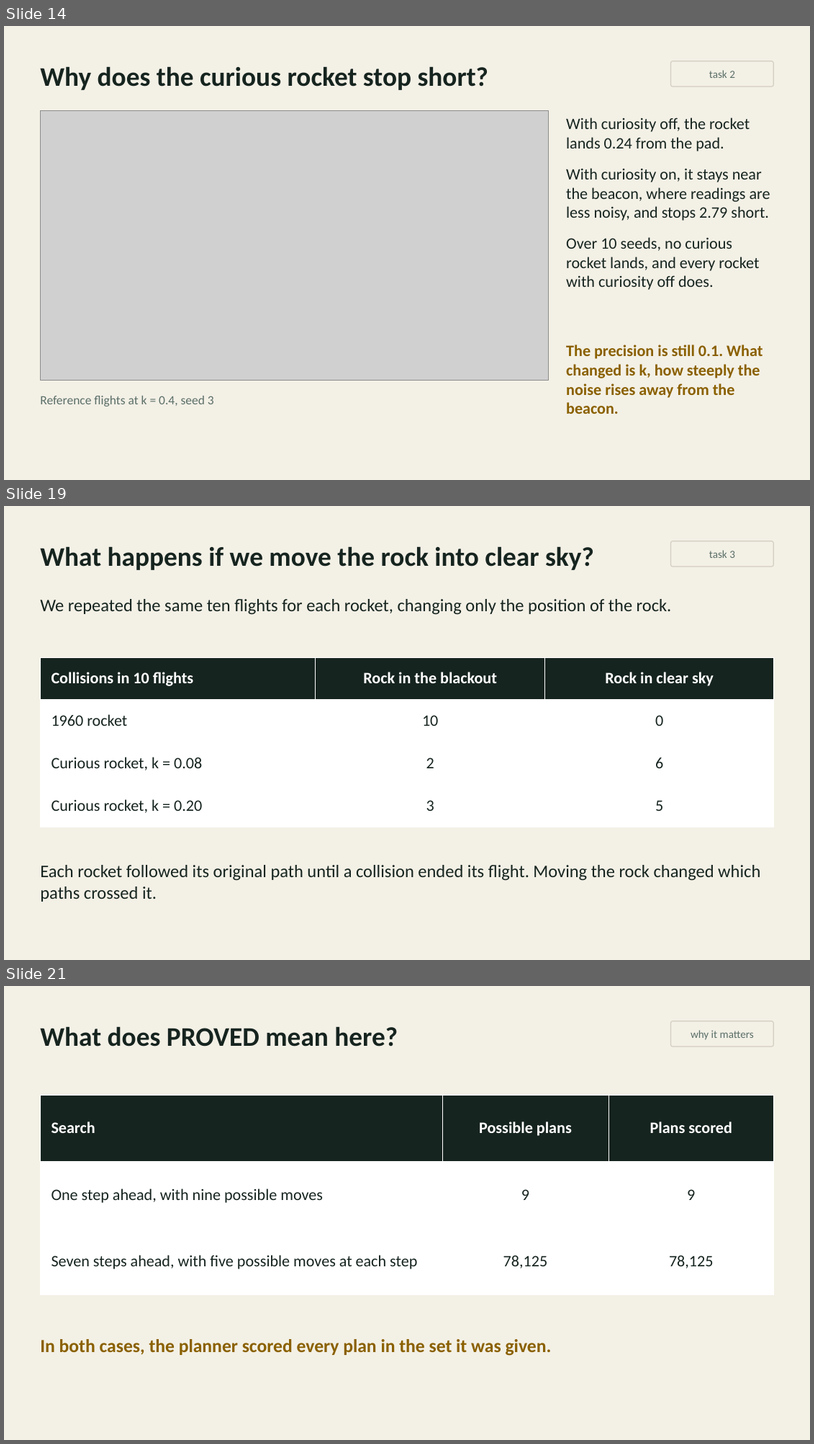
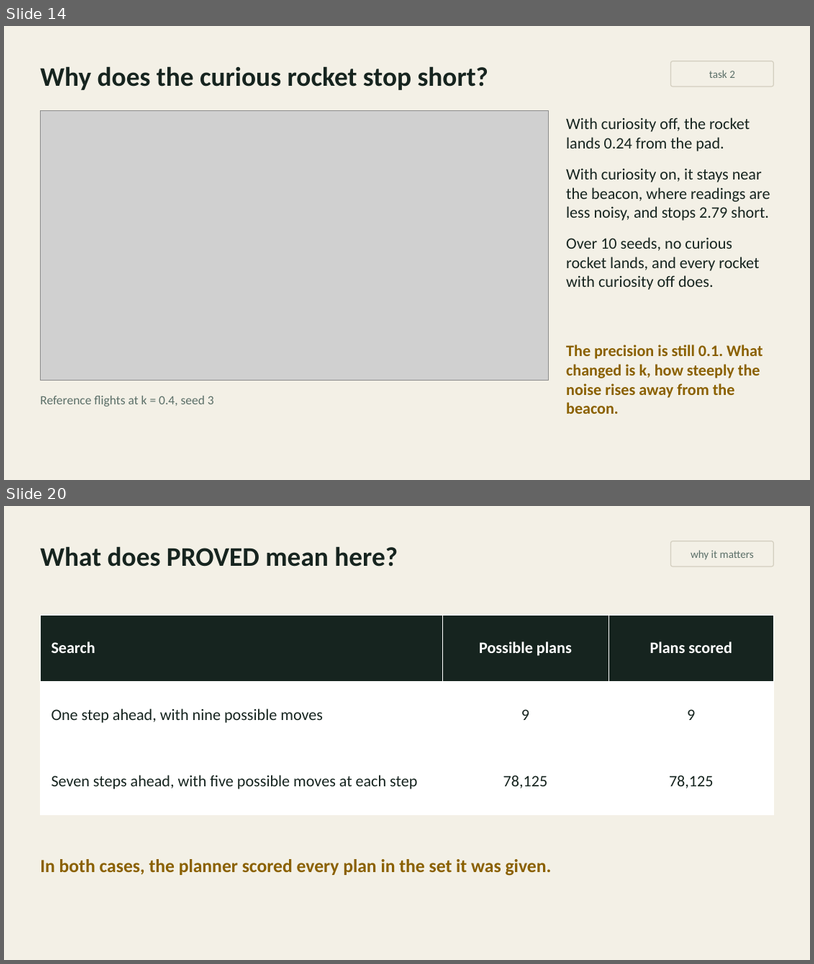
Before and after one commit to inferogenesis/cpomdp-workshop, a slide deck: deck/cpomdp_symposium_2026.pptx. Shown one above the other, each under a label of ours: slides 14, 19 and 21 before the commit, slides 14 and 20 after it; the slides between them are not shown. The pictures are 814x1444 and 814x964 pixels, drawn with LibreOffice and Linux fonts; fonts in the diff are those of the drawing; grey boxes stand for pictures. Boxes give left, top, right and bottom in pixels: in the first picture for what was removed or moved away, otherwise in the second. Text is boxed around its words. In the diff, an @@ line names an element or a change of style, - is before the commit and + after.

```diff
--- a/deck/cpomdp_symposium_2026.pptx
+++ b/deck/cpomdp_symposium_2026.pptx
@@ slide 19 removed at <box>4,506,810,960</box>, background #F3F0E6 @@
@@ text removed at <box>40,546,594,570</box> @@
-What happens if we move the rock into clear sky?
@@ rounded rectangle removed at <box>671,541,774,566</box> @@
-task 3
@@ text removed at <box>40,599,672,615</box> @@
-We repeated the same ten flights for each rocket, changing only the position of the rock.
@@ table removed at <box>40,657,774,826</box>, 4 rows, 3 columns @@
-Collisions in 10 flights | Rock in the blackout | Rock in clear sky
-1960 rocket | 10 | 0
-Curious rocket, k = 0.08 | 2 | 6
-Curious rocket, k = 0.20 | 3 | 5
@@ text removed at <box>40,865,761,901</box> @@
-Each rocket followed its original path until a collision ended its flight. Moving the rock changed which paths crossed it.
@@ what was slide 21 is now slide 20 @@
```
Also in this commit, not shown: 6 slides changed, 3 slides added, 3 other slides removed, 5 other files.
